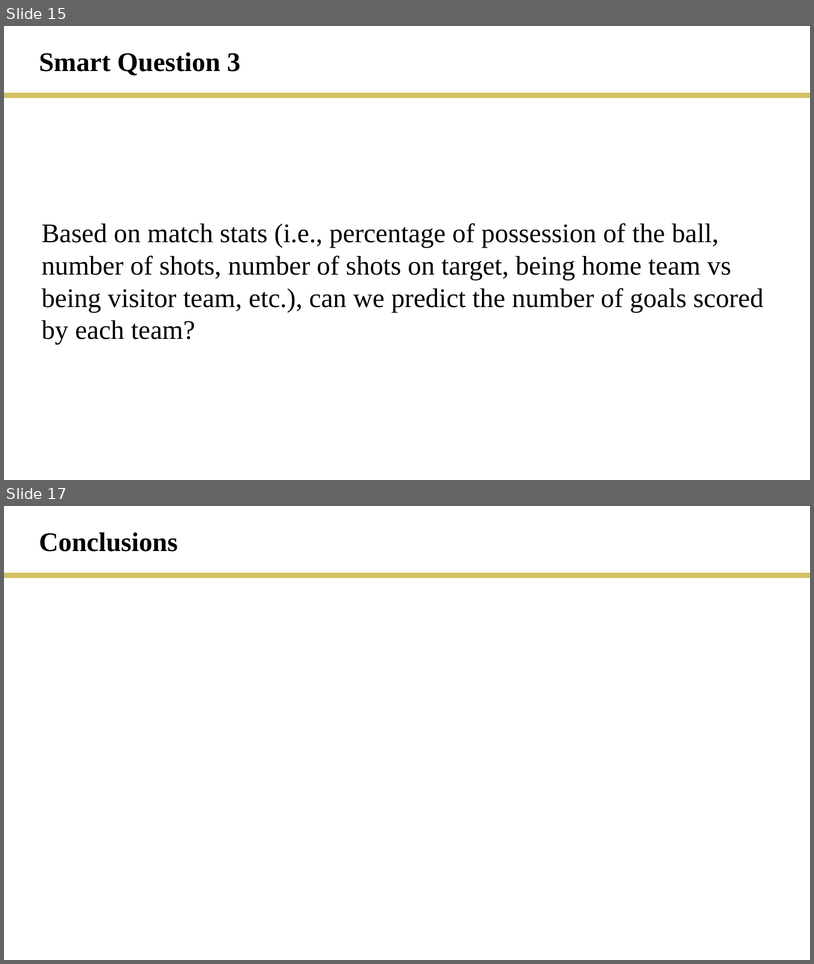
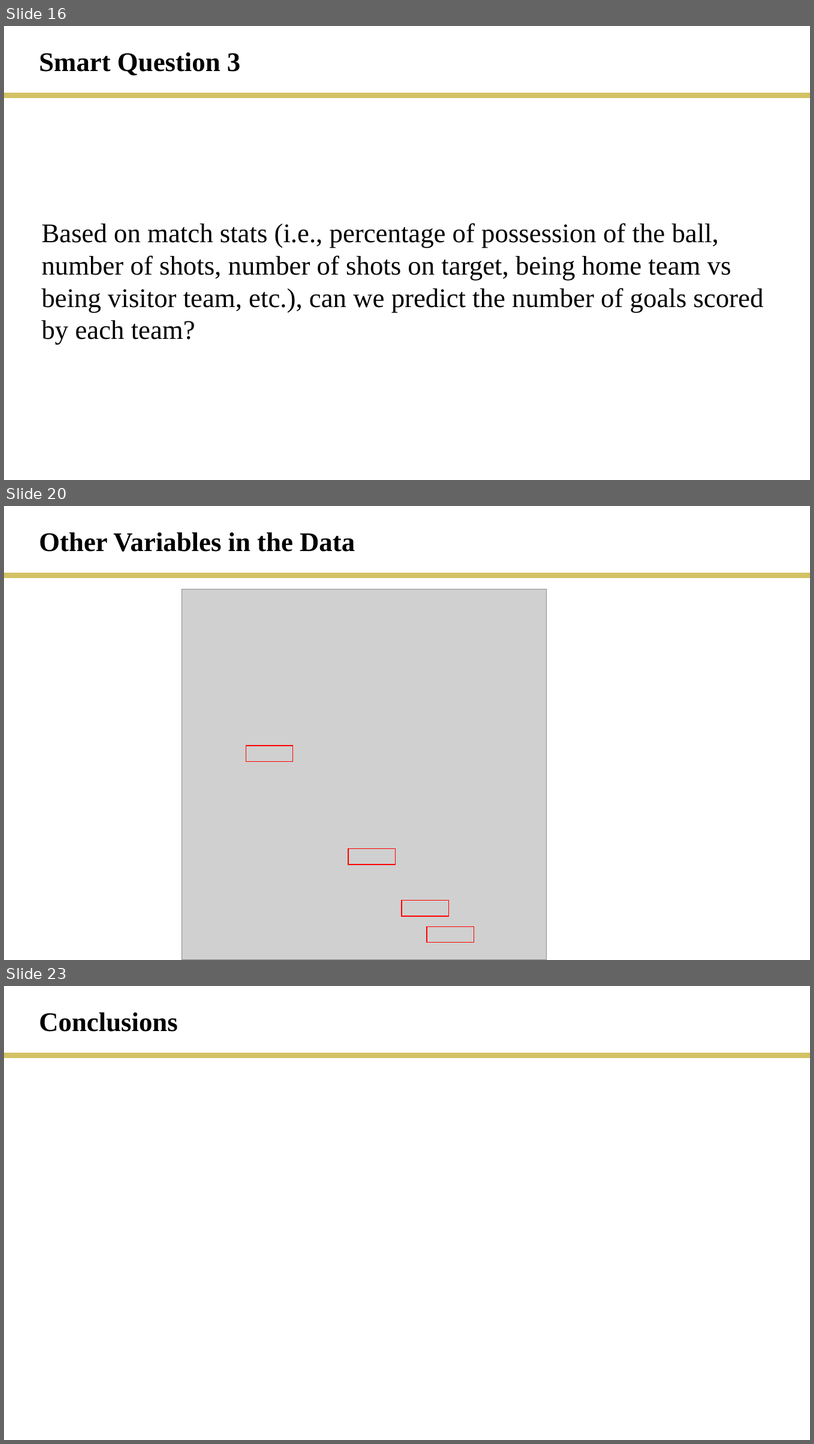
Before and after one commit to rmesina/T2_Codes-R-Us, a slide deck: final_project/T2_final_project.pptx. Shown one above the other, each under a label of ours: slides 15 and 17 before the commit, slides 16, 20 and 23 after it; the slides between them are not shown. The pictures are 814x964 and 814x1444 pixels, drawn with LibreOffice and Linux fonts; fonts in the diff are those of the drawing; grey boxes stand for pictures. Boxes give left, top, right and bottom in pixels: in the first picture for what was removed or moved away, otherwise in the second. Text is boxed around its words. In the diff, an @@ line names an element or a change of style, - is before the commit and + after.

```diff
--- a/final_project/T2_final_project.pptx
+++ b/final_project/T2_final_project.pptx
@@ slide 20 added at [4, 506, 810, 960], background #FFFFFF @@
@@ text added at [39, 532, 355, 552], 32 pt, text #000000, bold @@
+Other Variables in the Data
@@ line added from (4, 576) to (810, 576), #D2C264 6 pt @@
@@ group added at [182, 589, 547, 960]: 4 rectangles, 1 picture @@
@@ what was slide 15 is now slide 16 @@
@@ what was slide 17 is now slide 23 @@
```
Also in this commit, not shown: 1 slide changed, 6 other slides added, 1 slide removed, 2 other files.
